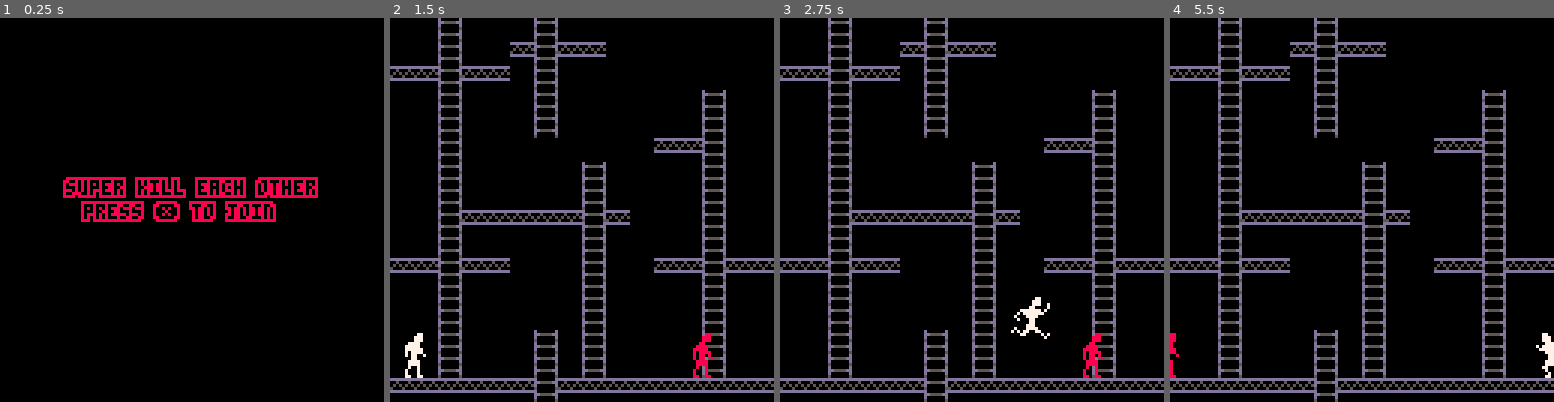
Above: before the commit, frames 1-4 (left to right).
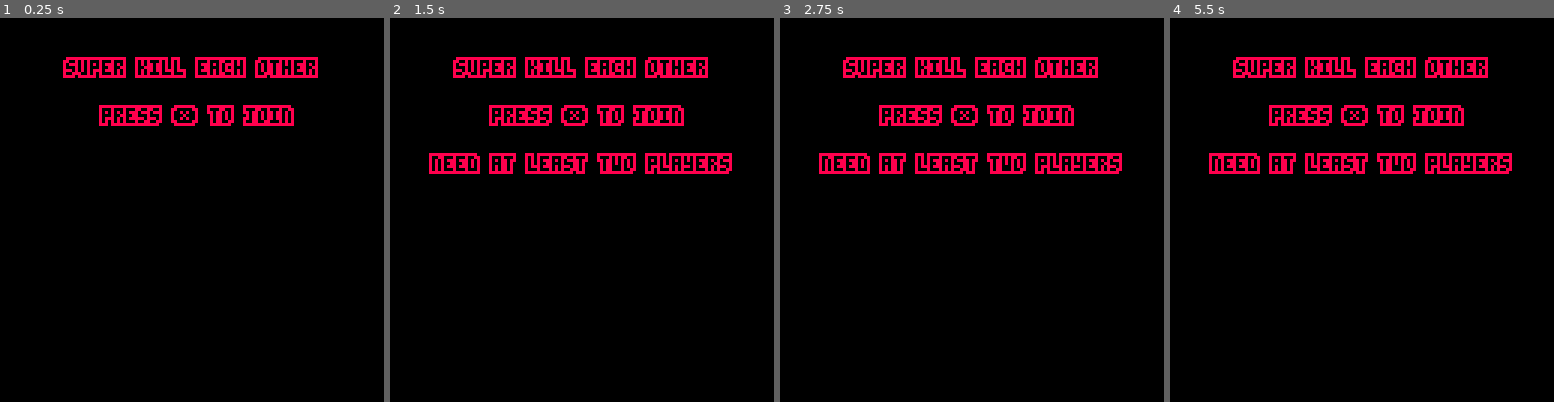
Above: after the commit, the same moments.

Repository: BordenJardine/skeo
Game: PICO-8 cartridge skeo.p8
Two runs of this game, one before a commit and one after it. Both use one fixed random seed, a clock stepped at 60 frames per second and the inputs below.
Inputs:
- Up to frame 1 (0.25 s): no input
- Up to frame 2 (1.5 s): tap X (X key) at 0.33, 1.07 s; tap O (Z key) at 0.7 s
- Up to frame 3 (2.75 s): hold Right 1.6-2.1 s; tap O (Z key) at 1.7, 2.1, 2.5 s; tap X (X key) at 1.85 s; hold Up 2.15-2.42 s; hold Right from 2.47 s (still down)
- Up to frame 4 (5.5 s): tap O (Z key) every 0.4 s from 2.9 to 5.3 s; tap X (X key) at 2.97, 4.08, 5.2 s; release Right at 3.03 s; hold Left 3.08-3.58 s; hold Down 3.63-3.97 s; hold Right 4.02-4.68 s; hold Up 4.73-5.03 s; hold Left from 5.08 s (still down)

The runs differ from the first frame. In frame 1, 7.2% of the frame differs, in the area x 16-83%, y 10-54%; in frame 2, 19%; in frame 3, 19%, in the area x 0-100%, y 0-100%; in frame 4, 19%.

Commit message:
start of player join screen

Diff:
--- a/skeo.p8
+++ b/skeo.p8
@@ -39,7 +39,8 @@
 game_over = false
 default_got = 30
 game_over_timeout = 30
-actors = {}
+playerz = {} -- players in the game
+actors = {} -- living players
 
 -- animations
 run_anim = {
@@ -732,17 +733,27 @@
 	printc(' press \151 to restart',cam.x + 56, cam.y + 64,0,clr,0)
 end
 
+player_select_countdown = 5 * 30 -- 5 secods
 function update_player_select()
-		if any_btn(4) then
+		if player_select_countdown < 1 then
 			current_mode = game
 			init_game()
+			return
+		end
+		if(#playerz > 1) player_select_countdown -= 1
+		for i in all({0,1,2,3}) do
+			if(btn(4, i) and not includes(playerz, i)) add(playerz, i)
 		end
 end
 
 function draw_player_select()
 	cls()
-	printc('super kill each other',64,56,0,8,0)
-	printc(' press \151 to join',56,64,0,8,0)
+	printc('super kill each other',64,16,0,8,0)
+	printc('press \151 to join',   64,32,0,8,0)
+	if(#playerz == 1) printc('need at least two players',64,48,0,8,0)
+	if(#playerz > 1) then
+		printc(''..(flr(player_select_countdown/30)),64,48,0,8,0)
+	end
 end
 
 function _init()
